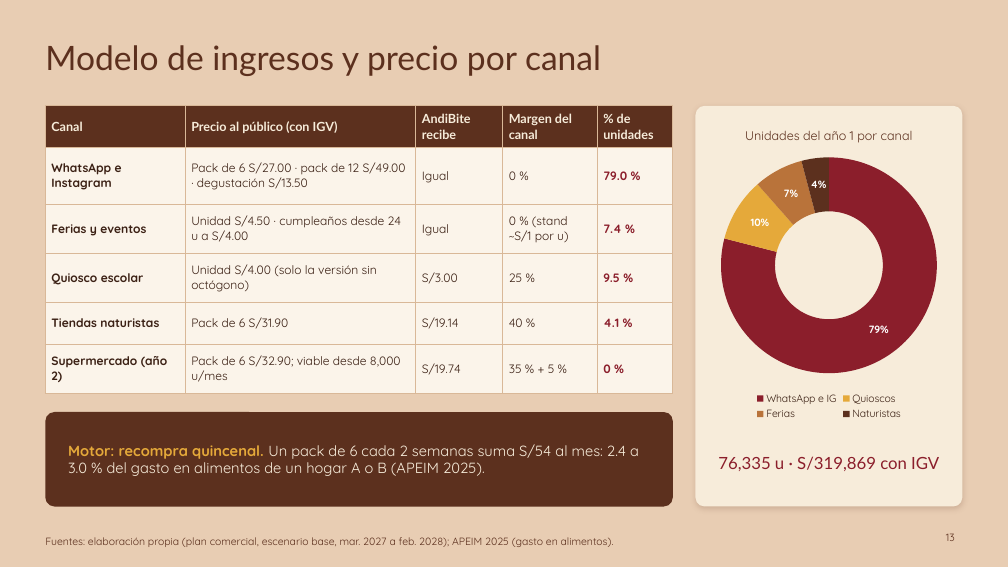
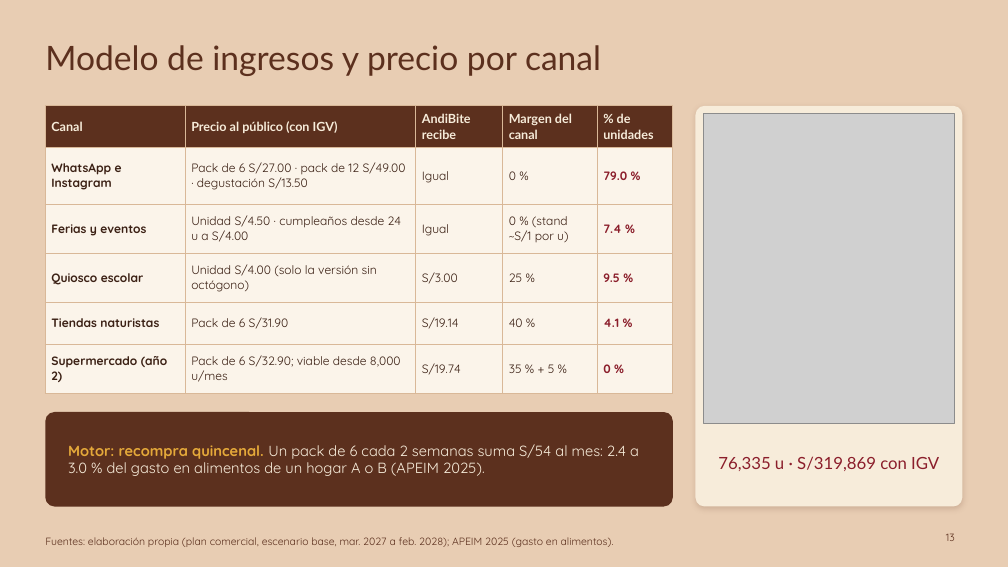
Before and after one commit to Darknow-web/Desarrollo-y-lanzamiento-de-producto-y-marca, a slide deck: slide 13 of 04-reformulacion/T1-presentacion-AndiBite-2-0.pptx. Drawn at 1008x567 pixels with LibreOffice and Linux fonts; fonts in the diff are those of the drawing; grey boxes stand for pictures. Boxes give left, top, right and bottom in pixels: in the first picture for what was removed or moved away, otherwise in the second. Text is boxed around its words. In the diff, an @@ line names an element or a change of style, - is before the commit and + after.

```diff
--- a/04-reformulacion/T1-presentacion-AndiBite-2-0.pptx
+++ b/04-reformulacion/T1-presentacion-AndiBite-2-0.pptx
@@ doughnut chart removed at [703,113,955,423] @@
-title "Unidades del año 1 por canal"
-categories: WhatsApp e IG, Quioscos, Ferias, Naturistas
-Series 1: 79, 10, 7, 4
@@ picture added at [703,113,955,423] @@
```
Also in this commit, not shown: 2 other slides changed, 3 other files.
